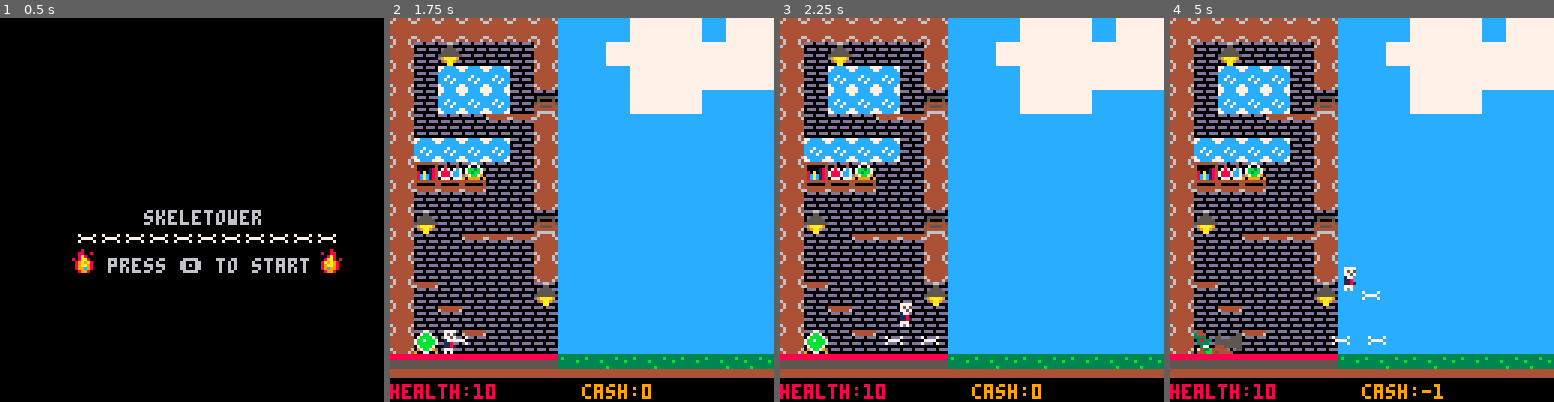
Above: before the commit, frames 1-4 (left to right).
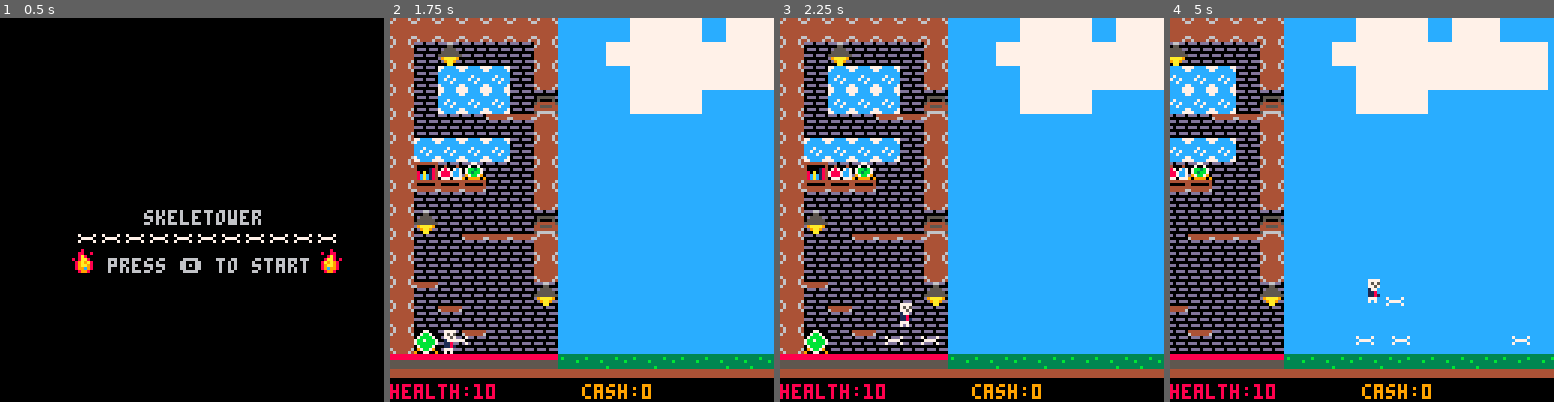
Above: after the commit, the same moments.

Repository: dlmather/skeletower
Game: PICO-8 cartridge skelly.p8
The game is run twice, just before and just after one commit, with the same random seed, the same clock (stepped at 60 frames per second) and the same inputs.
Inputs:
- Up to frame 1 (0.5 s): tap X (X key) at 0.33 s
- Up to frame 2 (1.75 s): tap O (Z key) at 0.7, 1.7 s; tap X (X key) at 1.07 s; hold Right from 1.6 s (still down)
- Up to frame 3 (2.25 s): tap X (X key) at 1.85 s; release Right at 2.1 s; tap O (Z key) at 2.1 s; hold Up from 2.15 s (still down)
- Up to frame 4 (5 s): release Up at 2.42 s; hold Right 2.47-3.03 s; tap O (Z key) every 0.4 s from 2.5 to 4.9 s; tap X (X key) at 2.97, 4.08 s; hold Left 3.08-3.58 s; hold Down 3.63-3.97 s; hold Right 4.02-4.68 s; hold Up from 4.73 s (still down)

Frame 1 is identical in both runs. In frame 2, less than 0.1% of the frame differs, in the area x 6-13%, y 81-87%; in frame 3, less than 0.1%; in frame 4, 36%, in the area x 0-100%, y 0-100%.

Commit message:
first pass at shop menu

Diff:
--- a/skelly.p8
+++ b/skelly.p8
@@ -7,7 +7,7 @@
 --globals
 g=
 {
-  grav=0.2, -- gravity per frame
+  grav=0.3, -- gravity per frame
 }
 
 -- physics
@@ -72,15 +72,54 @@
 -- end gui
 
 -- player
-function playerctrl()
+
+function player_ctrl()
+    if p1.shop != nil then
+        player_shop_ctrl()
+    else
+        player_move_ctrl()
+    end
+end
+
+function player_shop_ctrl()
+    if (btnp(3)) then
+        -- no purchase :(
+        p1.shop = nil
+        return
+    end
+    if btn(4) and purchase(p1) then
+        p1.shop = nil
+        return
+    end
+    if btn(0) then
+        p1.shop.selection = max(p1.shop.selection-1, 1)
+    end
+	if btn(1) then
+        p1.shop.selection = min(p1.shop.selection+1, #p1.shop.items)
+	end
+end
+
+function purchase(p1)
+    local item = p1.shop.items[p1.shop.selection]
+    if p1.cash >= item.cost then
+        p1.cash -= item.cost
+        item.effect(p1, shop)
+        return true
+    end
+    return false
+end
+
+
+function player_move_ctrl()
+    if (btnp(3)) and can_shop(p1) then
+        -- time for some shopping!
+        return
+    end
     if (btnp(2)) and p1.isgrounded then
         --launch the player upwards
 		p1.dy=-p1.jumpvel
         sfx(1)
 	end
-    if (btnp(3)) then
-        checkpurchase(p1)
-    end
 	--walk
 	p1.dx=0
 	if btn(0) then --left
@@ -101,18 +140,38 @@
     end
 end
 
-function checkpurchase(e)
+function draw_shop_menu(shop)
+        rectfill(shop.x, shop.y-8, shop.x+(8 * #shop.items), p1.shop.y-16, 0)
+        local i=1
+        for item in all(shop.items) do
+            local x=shop.x+8*(i-1)
+            spr(item.spr, x, shop.y-16)
+            if i == p1.shop.selection then
+                rect(x, shop.y-8, x+8, shop.y-16, 9)
+                local cost_str = "cost:"..item.cost
+                local strlen = max(#cost_str, #item.desc)
+                rectfill(x, shop.y-32, x+(4*strlen), p1.shop.y-20, 0)
+                print(cost_str, x, shop.y-24, 7)
+                print(item.desc, x, shop.y-32, 7)
+            end
+            i+=1
+        end
+end
+
+function can_shop(e)
     for i=-2,2 do
         local xmove=(e.x+(7*i))/8
         local ymove=(e.y+7)/8
         local s=mget(xmove,ymove)
-        if fget(s, 2) then
-            mset(xmove, ymove, 6)
-            add(canons, canon(flr(xmove)*8+8,flr(ymove)*8))
-            p1.cash-=1
-            return
-        end
-    end
+        if fget(s, 2) and shop_list[s] != nil then
+            p1.shop=shop_list[s]
+            p1.shop.x=flr(xmove) * 8
+            p1.shop.y=flr(ymove) * 8
+            p1.shop.selection=1
+            return true
+        end
+    end
+    return false
 end
 
 function arrow(x, y, dx)
@@ -128,17 +187,17 @@
     }
 end
 
-function canon(x, y, fire_rate)
+function cannon(x, y)
     return {
         x=x,
         y=y,
         spawn=t,
         firerate=90,
         attack_anim=animation({
-            frame(19, 8, 8, -1),
+            frame(19, 8, 16, -1),
         }),
         animation={
-            static_player(frame(17, 0, -8, 0, 2, 1)),
+            static_player(frame(17, 0, 0, 0, 2, 1)),
         },
     }
 end
@@ -192,9 +251,9 @@
 
 function enemyctrl()
     for e in all(enemies) do
-        local sizefactor=8*e.size - 1
-        if p1.x >= e.x and p1.x <= e.x + sizefactor and
-        p1.y >= e.y and p1.y <= e.y + sizefactor then
+        local sizefactor=8*e.size
+        if p1.x >= e.x and p1.x < (e.x + sizefactor) and
+        p1.y >= e.y and p1.y < (e.y + sizefactor) then
             enemyattack(e, p1)
         end
         for p in all(projectiles) do
@@ -271,9 +330,9 @@
 
 -- ballistics
 
-function canonball(c)
+function cannonball(c)
     return {
-        x=c.x+4,
+        x=c.x+16,
         y=c.y,
         dx=2,
         dy=-0.5,
@@ -292,10 +351,10 @@
 end
 
 function projectilectrl()
-    for c in all(canons) do
+    for c in all(cannons) do
         if ((t - c.spawn+ 1) % c.firerate)==0 and #enemies > 0 then
             sfx(7)
-            add(projectiles, canonball(c))
+            add(projectiles, cannonball(c))
             add_anim(c, anim_player(c.attack_anim))
         end
     end
@@ -459,9 +518,33 @@
     	jumpvel=3.4,
         --health
         hp=10,
+        --economy
+        shopping=false,
         cash=0,
     }
-    canons={}
+    shop_list={}
+    shop_list[10] ={
+        items={
+            {
+                cost=1,
+                spr=18,
+                desc="cannon",
+                effect=function(p1)
+                    mset(p1.shop.x/8, p1.shop.y/8, 6)
+                    add(cannons, cannon(p1.shop.x, p1.shop.y))
+                end,
+            },
+            {
+                cost=1,
+                spr=33,
+                desc="potion",
+                effect=function(p1)
+                    p1.hp += 5
+                end,
+            },
+        },
+    }
+    cannons={}
     statics={}
     projectiles={}
     enemies={}
@@ -470,12 +553,12 @@
 function game_update()
     t+=1
     wave1={}
-    for i=1,10 do
+    for i=1,3 do
         wave1[60*i]=enemyknight()
         wave1[68*i]=enemybear()
     end
     spawn(wave1)
-    playerctrl()
+    player_ctrl()
     enemyctrl()
     projectilectrl()
     playermove()
@@ -489,13 +572,16 @@
     for p in all(projectiles) do
         play_entity_anim(p)
     end
-    for c in all(canons) do
+    for c in all(cannons) do
         play_entity_anim(c)
     end
     for e in all(enemies) do
         play_entity_anim(e)
     end
     spr(1,p1.x,p1.y,1,1,p1.left) --draw player
+    if p1.shop != nil then
+        draw_shop_menu(p1.shop)
+    end
     for s in all(statics) do
         spr(15,s.x,s.y)
     end
@@ -537,22 +623,22 @@
 0000000000118100444444444444444444444444000000000000000048cac184d9aaaa9000000000445555440444444444400000044444444440000000000000
 00000000007770004444444444444444644444460ddd0ddd0ddd0ddd444444440d9aa9dd00000000444444440704444444400000070444444440000000000000
 0000000000707000444444444444444446444464000000000000000040000004000aa00000000000566666650007044444400000000704444440000000999900
-ddd77dd00440000000000000000670000000000099999999cccccccc777777770000000000000000ddd0ddd00000044444400000000004444440000000000000
+000770000440000000000000000670000000000099999999cccccccc777777770000000000000000ddd0ddd00000044444400000000004444440000000000000
 007bb7003444000050000055077777700055550099999999cccccccc7777777700000000000000000555555d0000044444400000000004444440000000000000
-07bbbb7d3333000550005555076676670565555099999999cccccccc777777770000000000000000566666650044444444400000004444444440000000000000
+07bbbb703333000550005555076676670565555099999999cccccccc777777770000000000000000566666650044444444400000004444444440000000000000
 7bb7bbb70383330555555555776767770555555099999999cccccccc7777777700000000000000006666666600400fff4440000000400fff4440000000000000
 7bbbbbb70333300555555555777677700555555099999999cccccccc7777777700000000000000006666666600000fff4444000000000fff4444000000000000
 07bbbb700037700444555555007667000555555099999999cccccccc77777777000000000000000044555544000004ff44440000000004ff4444000000000000
-097bb79d0f433b4444400055077770000055550099999999cccccccc777777770000000000000000444444440000044444400000000004444440000000000000
-900770090444bb4544444000000000000000000099999999cccccccc777777770000000000000000566666650000440000400000000004000440000000000000
+097bb7900f433b4444400055077770000055550099999999cccccccc777777770000000000000000444444440000044444400000000004444440000000000000
+900770090444bb4544444000000000000000000099999999cccccccc777777770000000000000000566666650000040000400000000004000440000000000000
 77777777000000000000800088888888ddd77dd0ddd0ddd077cccc77000600000000000000000000000008000000080000000000000000000000000000000000
-4444444400555500080088008888888800700700004000407cccccc7000600000600000000000000006560000065600000000000000000000000000000000000
-0dd44ddd056555500008a8005555555507bb3b7d078707c7cccccccc000600000060000000000000005560000055600000000000000000000000000000000000
-0004400005555550008aa8085555555507b3bb7078887cc7ccc7cccc000600000006005000005000006560000065600000000000000000000000000000000000
-ddd44dd00555555008a9a98055555555d97bb79078887cc7cc7cc7cc050605000000605000000500000a5300000a530000000000000000000000000000000000
-0004400005555550089aa980444444449099990907770777cccc7ccc00595000000009006666695900f553000006530000000000000000000000000000000000
-0dd55ddd00555500089c99804444444444444444444444447cccccc7000500000005505000000500000660300006f03000000000000000000000000000000000
-44400444000000000089980044444444400000044000000477cccc77000900000000000900005000005050000005500000000000000000000000000000000000
+4444444400044000080088008888888800700700004000407cccccc7000600000600000000000000006560000065600000000000000000000000000000000000
+0dd44ddd000440000008a8005555555507bb3b7d078707c7cccccccc000600000060000000000000005560000055600000000000000000000000000000000000
+0004400000700700008aa8085555555507b3bb7078887cc7ccc7cccc000600000006005000005000006560000065600000000000000000000000000000000000
+ddd44dd00787887008a9a98055555555d97bb79078887cc7cc7cc7cc050605000000605000000500000a5300000a530000000000000000000000000000000000
+0004400007887870089aa980444444449099990907770777cccc7ccc00595000000009006666695900f553000006530000000000000000000000000000000000
+0dd55ddd07888870089c99804444444444444444444444447cccccc7000500000005505000000500000660300006f03000000000000000000000000000000000
+44400444007777000089980044444444400000044000000477cccc77000900000000000900005000005050000005500000000000000000000000000000000000
 __gff__
 0000010101020000000004000000000004000000000000000000000000000000000000010404000000000000000000000000000000000000000000000000000000000000000000000000000000000000000000000000000000000000000000000000000000000000000000000000000000000000000000000000000000000000
 0000000000000000000000000000000000000000000000000000000000000000000000000000000000000000000000000000000000000000000000000000000000000000000000000000000000000000000000000000000000000000000000000000000000000000000000000000000000000000000000000000000000000000
Not shown, changed: the music (__music__) section of skelly.p8
Not shown, changed: the sound effects (__sfx__) section of skelly.p8
